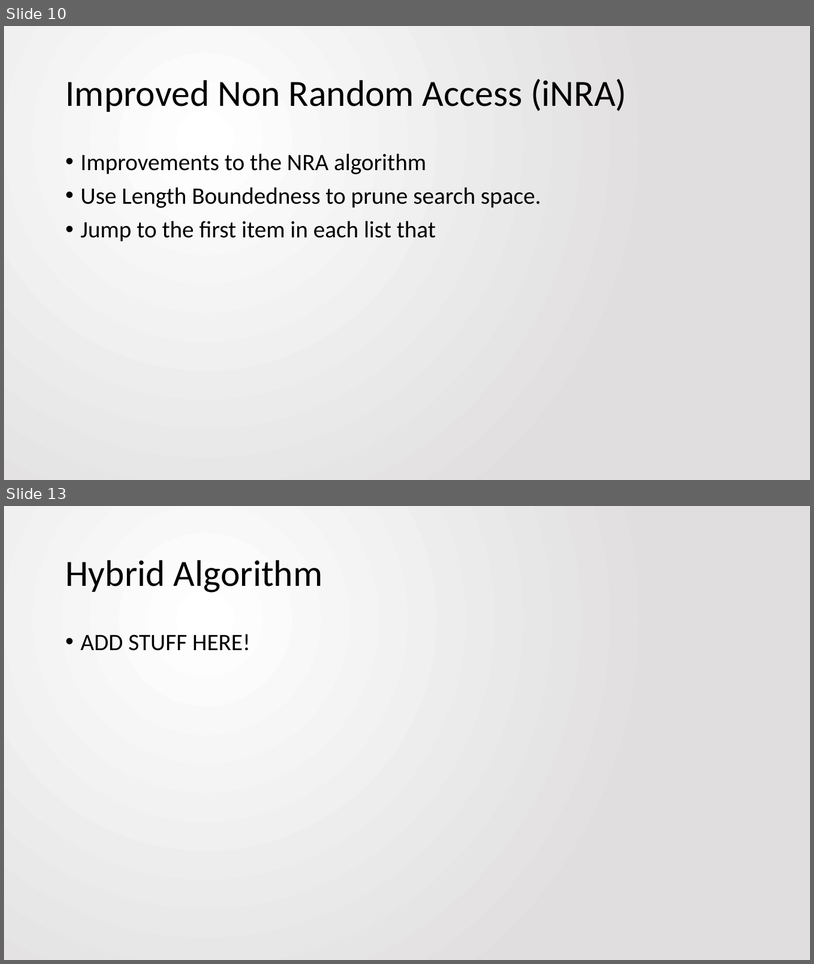
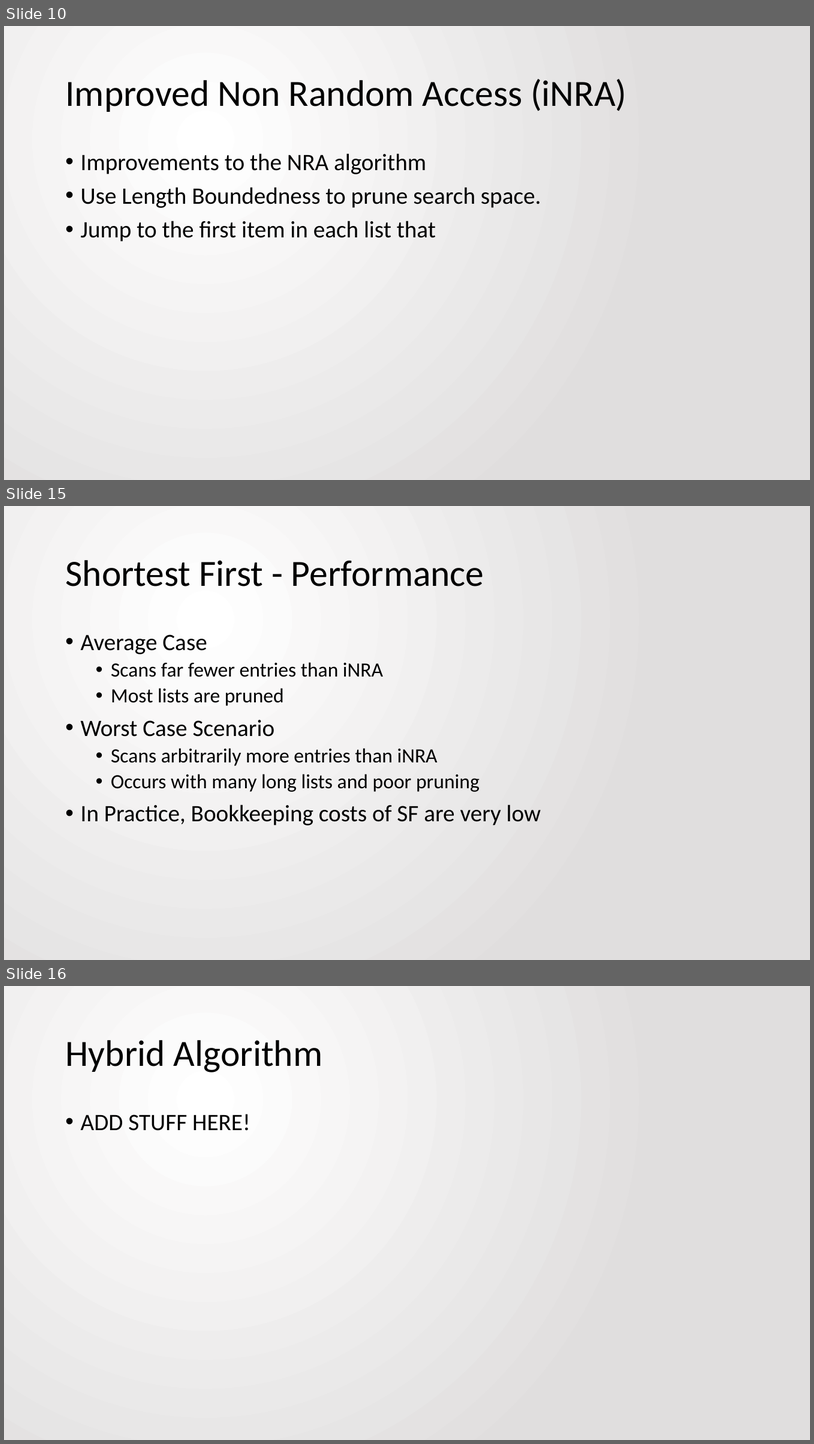
Before and after one commit to jbfitz/EECS405, a slide deck: Paper Presentation/EECS405.PattersonFitzpatrick.PaperPresentation.pptx. Shown one above the other, each under a label of ours: slides 10 and 13 before the commit, slides 10, 15 and 16 after it; the slides between them are not shown. The pictures are 814x964 and 814x1444 pixels, drawn with LibreOffice and Linux fonts; fonts in the diff are those of the drawing. Boxes give left, top, right and bottom in pixels: in the first picture for what was removed or moved away, otherwise in the second. Text is boxed around its words. In the diff, an @@ line names an element or a change of style, - is before the commit and + after.

```diff
--- a/Paper Presentation/EECS405.PattersonFitzpatrick.PaperPresentation.pptx
+++ b/Paper Presentation/EECS405.PattersonFitzpatrick.PaperPresentation.pptx
@@ slide 15 added at (4, 506, 810, 960), background gradient #FFFFFF to #E1DFDF @@
@@ title added at (65, 560, 485, 586), 44 pt, text #000000 @@
+Shortest First - Performance
@@ text added at (81, 634, 541, 825), 24 pt, text #000000 @@
+• Average Case
+  • Scans far fewer entries than iNRA
+  • Most lists are pruned
+• Worst Case Scenario
+  • Scans arbitrarily more entries than iNRA
+  • Occurs with many long lists and poor pruning
+• In Practice, Bookkeeping costs of SF are very low
@@ what was slide 13 is now slide 16 @@
```
Also in this commit, not shown: 3 slides changed, 2 other slides added.
